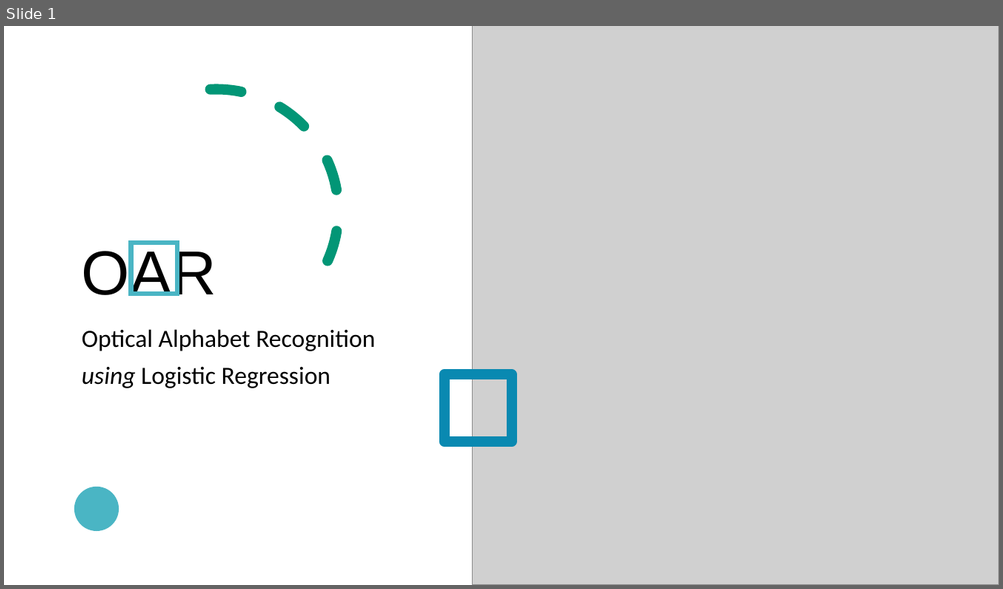
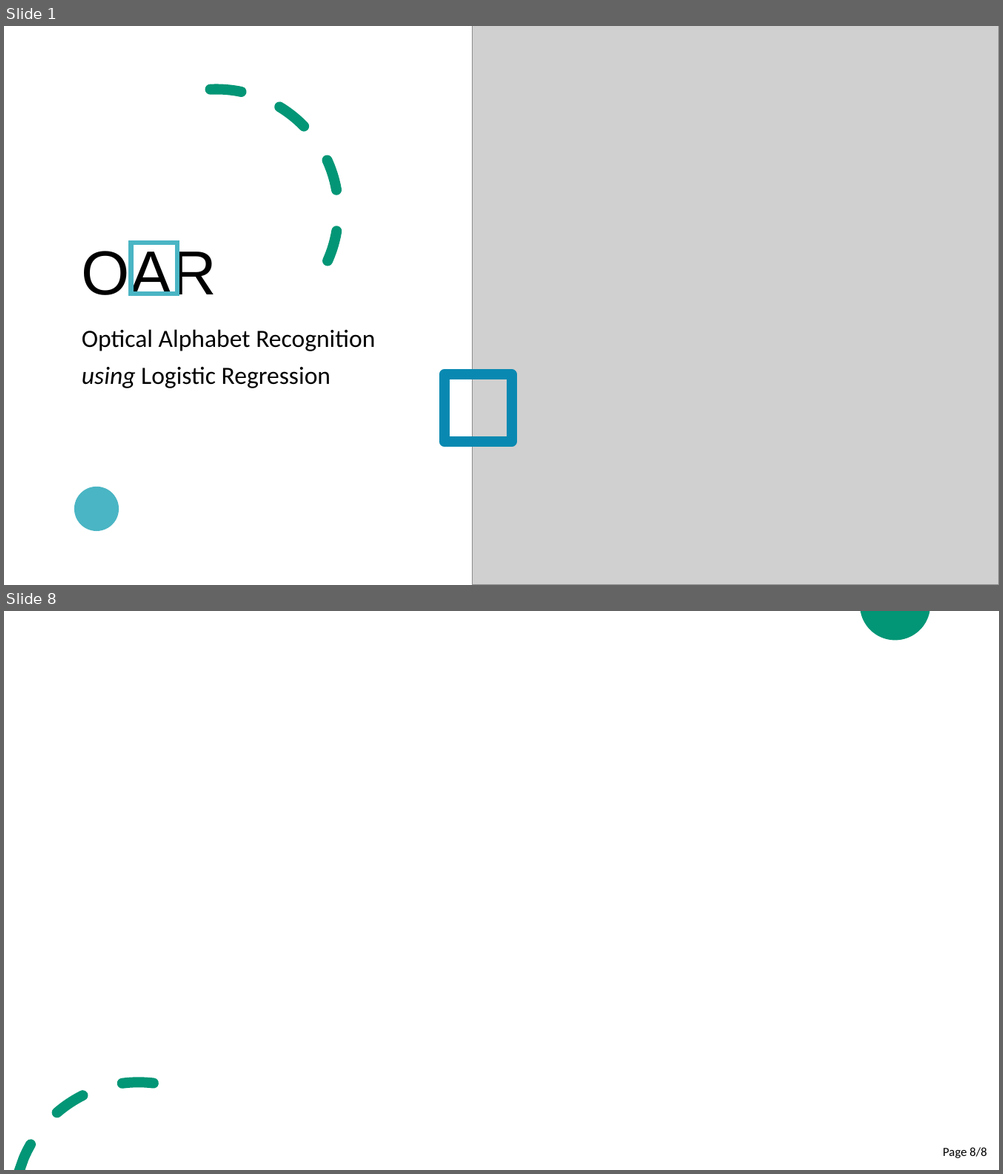
Before and after one commit to cer-hunter/OAR-CAS741, a slide deck: docs/Presentations/SRSPresentation/SRSPresentation.pptx. Shown one above the other, each under a label of ours: slide 1 before the commit, slides 1 and 8 after it; the slides between them are not shown. The pictures are 1003x589 and 1003x1174 pixels, drawn with LibreOffice and Linux fonts; fonts in the diff are those of the drawing; grey boxes stand for pictures. Boxes give left, top, right and bottom in pixels: in the first picture for what was removed or moved away, otherwise in the second. Text is boxed around its words. In the diff, an @@ line names an element or a change of style, - is before the commit and + after.

```diff
--- a/docs/Presentations/SRSPresentation/SRSPresentation.pptx
+++ b/docs/Presentations/SRSPresentation/SRSPresentation.pptx
@@ slide 8 added at <box>4,611,999,1170</box>, background #FFFFFF @@
@@ freeform shape added at <box>860,611,930,640</box>, fill #029676 @@
@@ freeform shape added at <box>14,1077,159,1170</box>, fill #029676 @@
@@ page number added at <box>942,1147,986,1159</box>, 12 pt, text #000000 @@
+Page 8/8
```
Also in this commit, not shown: 2 slides changed, 4 other slides added, 2 slides removed.
